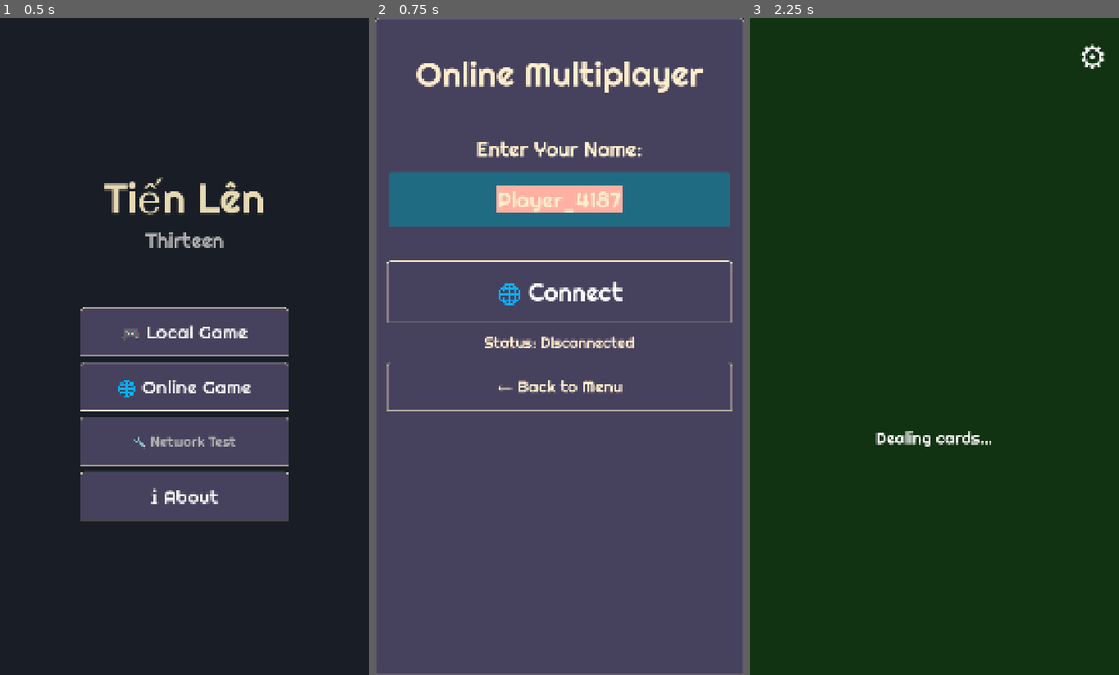
Above: before the commit, frames 1-3 (left to right).
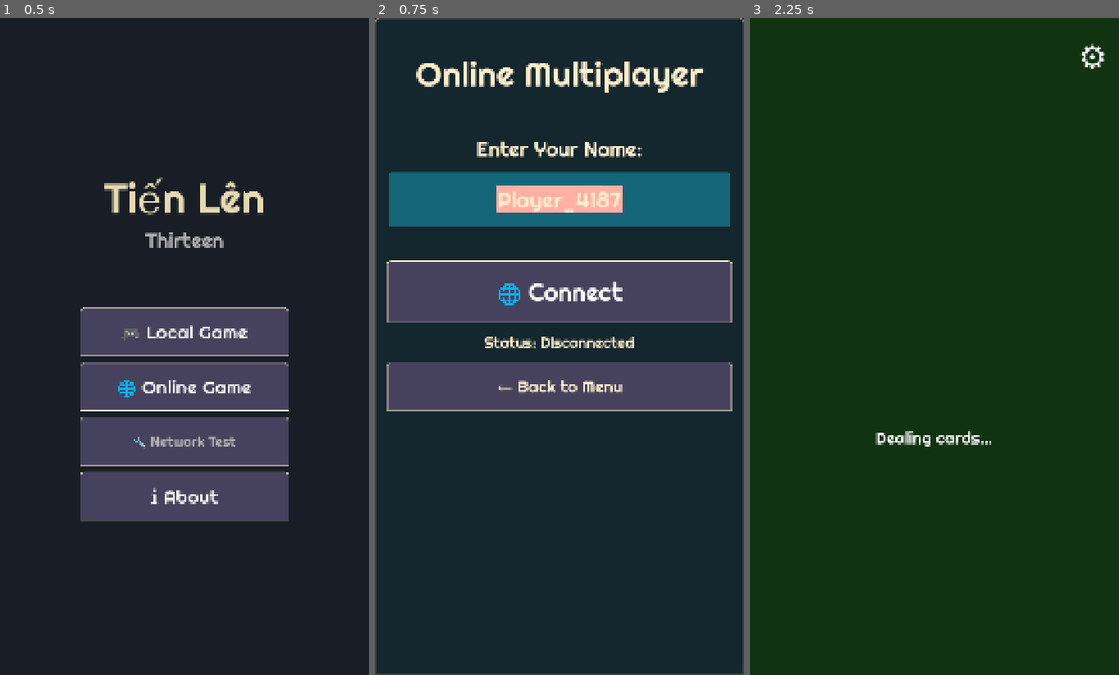
Above: after the commit, the same moments.

Repository: binhrobles/thirteen
Game: Godot game, scene res://scenes/main_menu.tscn
Two runs of this game, one before a commit and one after it. Both use one fixed random seed, a clock stepped at 60 frames per second and the inputs below.
Inputs:
- Up to frame 1 (0.5 s): no input
- Up to frame 2 (0.75 s): click "🌐 Online Game" at 0.5 s
- Up to frame 3 (2.25 s): click "← Back to Menu" at 1.25 s; click "🎮 Local Game" at 2 s

Frame 1 is identical in both runs. In frame 2, 75% of the frame differs, in the area x 0-100%, y 0-100%; in frame 3, nothing differs.

Commit message:
Override theme Panel styles to use teal instead of purple
The Soft Retro theme has purple Panel backgrounds that were overriding
the ColorRect colors we set. Now we explicitly override the panel styles
in the menu scripts:

- main_menu.gd: Override AboutPanel style in _ready()
- online_lobby.gd: Override ConnectionPanel, LobbyPanel, LoadingPanel styles

Panel style:
- bg_color: Color(0.08, 0.15, 0.18) - dark teal
- Keeps theme borders and corner radius for consistency
- Matches in-game menu teal color

Now all menu panels should display in teal instead of purple.

Co-Authored-By: Claude Sonnet 4.5 <noreply@anthropic.com>

Diff:
--- a/scripts/main_menu.gd
+++ b/scripts/main_menu.gd
@@ -22,6 +22,18 @@
 	about_button.pressed.connect(_on_about_pressed)
 	about_close_button.pressed.connect(_on_about_close_pressed)
 	github_button.pressed.connect(_on_github_pressed)
+
+	# Override panel style to use teal instead of theme purple
+	var teal_style := StyleBoxFlat.new()
+	teal_style.bg_color = Color(0.08, 0.15, 0.18, 1)  # Dark teal
+	teal_style.border_width_left = 2
+	teal_style.border_width_top = 2
+	teal_style.border_width_right = 2
+	teal_style.border_width_bottom = 2
+	teal_style.border_color = Color(1, 0.933333, 0.8, 1)  # Keep theme border color
+	teal_style.corner_radius_top_left = 10
+	teal_style.corner_radius_top_right = 10
+	about_panel.add_theme_stylebox_override("panel", teal_style)
 
 	# Hide about panel initially
 	about_panel.hide()
--- a/scripts/online_lobby.gd
+++ b/scripts/online_lobby.gd
@@ -53,6 +53,20 @@
 
 	# Create seat buttons
 	_create_seat_buttons()
+
+	# Override panel styles to use teal instead of theme purple
+	var teal_style := StyleBoxFlat.new()
+	teal_style.bg_color = Color(0.08, 0.15, 0.18, 1)  # Dark teal
+	teal_style.border_width_left = 2
+	teal_style.border_width_top = 2
+	teal_style.border_width_right = 2
+	teal_style.border_width_bottom = 2
+	teal_style.border_color = Color(1, 0.933333, 0.8, 1)  # Keep theme border color
+	teal_style.corner_radius_top_left = 10
+	teal_style.corner_radius_top_right = 10
+	connection_panel.add_theme_stylebox_override("panel", teal_style)
+	lobby_panel.add_theme_stylebox_override("panel", teal_style.duplicate())
+	loading_panel.add_theme_stylebox_override("panel", teal_style.duplicate())
 
 	# Show connection panel, hide lobby and loading
 	connection_panel.show()
